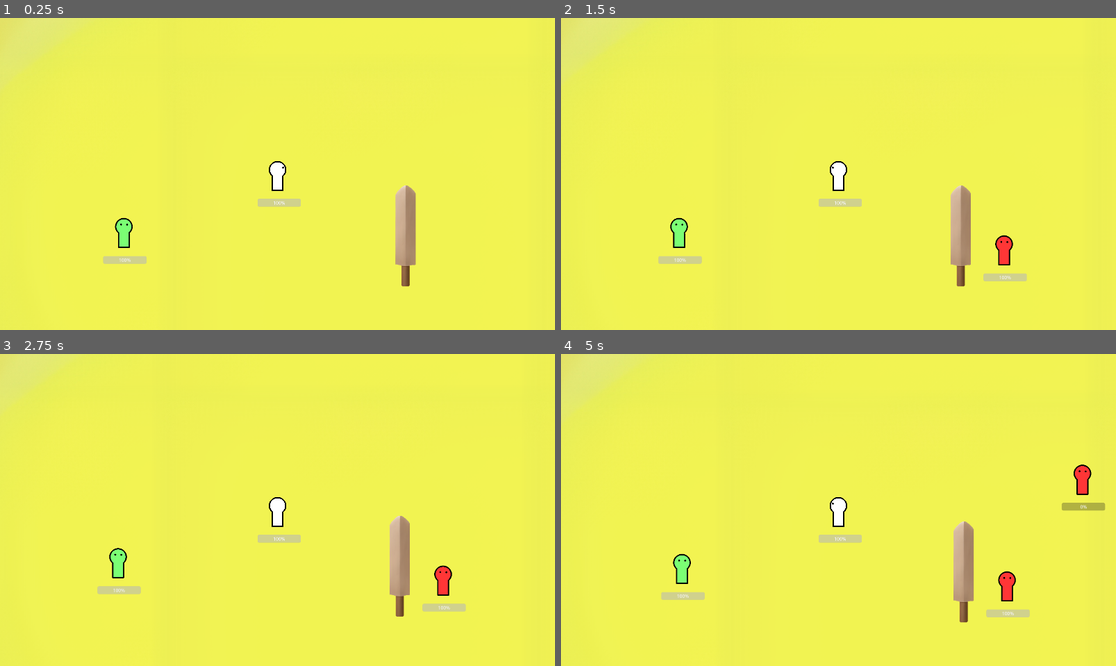
Above: before the commit, frames 1-4 (two rows, left to right).
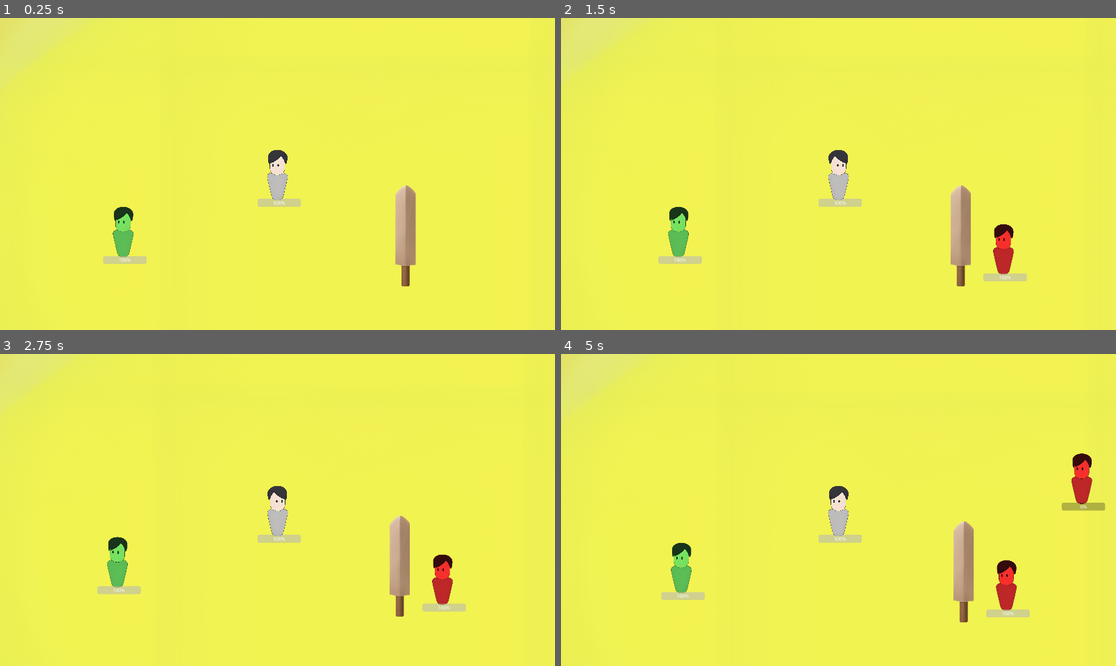
Above: after the commit, the same moments.

Repository: CAHTA123/Light-in-the-Dark
Game: Godot game, scene res://scenes/Game/game.tscn
The game is run twice, just before and just after one commit, with the same random seed, the same clock (stepped at 60 frames per second) and the same inputs.
Inputs (mouse positions are in pixels of both pictures, inside the frame that each line leads up to):
- Up to frame 1 (0.25 s): no input
- Up to frame 2 (1.5 s): tap Enter at 0.5 s; move the mouse to (960, 158) at 0.52 s; tap A (A) at 0.6 s; tap D (D) at 0.8, 1.35 s; move the mouse to (727, 189) at 1.27 s
- Up to frame 3 (2.75 s): tap S (S) at 1.55, 2.1 s; tap Space at 2 s; move the mouse to (333, 441) at 2.02 s; tap W (W) at 2.3 s
- Up to frame 4 (5 s): tap Enter at 2.75 s; move the mouse to (810, 572) at 2.77 s; tap W (W) at 2.85 s; click (810, 572) at 3.05 s; move the mouse to (1005, 556) at 3.52 s; click (1005, 556) at 3.6 s; tap Shift (dash) at 3.8, 4.35 s; tap Space at 4.25 s; move the mouse to (672, 463) at 4.27 s; tap A (A) at 4.55 s

The runs differ from the first frame. In frame 1, 1.0% of the frame differs, in the area x 20-52%, y 42-77%; in frame 2, 1.4%; in frame 3, 1.4%; in frame 4, 1.8%, in the area x 19-96%, y 31-83%.

Commit message:
/

Diff:
--- a/scenes/Enemy/enemy.tscn
+++ b/scenes/Enemy/enemy.tscn
@@ -2,7 +2,7 @@
 
 [ext_resource type="PackedScene" uid="uid://cip765xbasefc" path="res://scenes/body/body.tscn" id="1_r510p"]
 [ext_resource type="Script" path="res://scenes/Enemy/enemy.gd" id="2_m367u"]
-[ext_resource type="Texture2D" uid="uid://cdogjyetgdo3n" path="res://sprites/Player/1.png" id="2_mvii6"]
+[ext_resource type="Texture2D" uid="uid://bxcytu2p1emoc" path="res://sprites/Player/player.png" id="3_q58cx"]
 
 [sub_resource type="CircleShape2D" id="CircleShape2D_47q1k"]
 radius = 56.9386
@@ -16,4 +16,5 @@
 
 [node name="Skin" parent="Skin" index="0"]
 self_modulate = Color(1, 0.21, 0.21, 1)
-texture = ExtResource("2_mvii6")
+scale = Vector2(0.1, 0.1)
+texture = ExtResource("3_q58cx")
--- a/scenes/Player/AnimPlayer.gd
+++ b/scenes/Player/AnimPlayer.gd
@@ -1,14 +1,16 @@
 extends Node2D
 
-# Called when the node enters the scene tree for the first time.
-func _ready():
-	pass # Replace with function body.
+@onready var anim = $"../Anim"
 
 
-# Called every frame. 'delta' is the elapsed time since the previous frame.
+func _ready():
+	pass
+
+
+
 func _process(delta):
 	pass
 
 
 func _on_anim_animation_finished(anim_name):
-	pass # Replace with function body.
+	pass
--- a/scenes/Player/Move.gd
+++ b/scenes/Player/Move.gd
@@ -4,14 +4,8 @@
 @onready var body = $"../Skin"
 @onready var skin = $"../Skin/Skin"
 
-var down = load("res://sprites/Player/1.png")
-var down_d = load("res://sprites/Player/2.png")
-var horiz = load("res://sprites/Player/3.png")
-var up = load("res://sprites/Player/4.png")
-
 var current_state = St.l
 enum St {l, r, t, d, ld, rd, lt, rt}
-var velocity
 
 func _ready():
 	b.s = b.speed
@@ -19,34 +13,13 @@
 func _process(delta):
 	if b.move:
 		move()
-		update_state()
-		apply_state()
 	b.move_and_slide()
 
 func move():
-	var mouse_pos = get_global_mouse_position()
-	var direction = (mouse_pos - body.global_position).normalized()
-	velocity = Vector2(Input.get_axis("A", "D"), Input.get_axis("W", "S")).normalized() * b.s
-	b.velocity = velocity
-
-func update_state():
-	var angle_to_mouse = (get_global_mouse_position() - body.global_position).angle()
-	var angle = fmod(rad_to_deg(angle_to_mouse), 360)
-
-	if angle < 0:
-		angle += 360
-
-	match angle:
-		_ when angle < 22.5 or angle >= 337.5: current_state = St.r
-		_ when angle < 67.5: current_state = St.rd
-		_ when angle < 112.5: current_state = St.d
-		_ when angle < 157.5: current_state = St.ld
-		_ when angle < 202.5: current_state = St.l
-		_ when angle < 247.5: current_state = St.lt
-		_ when angle < 292.5: current_state = St.t
-		_ when angle < 337.5: current_state = St.rt
-
-func apply_state():
-	var textures = {St.t: up, St.d: down, St.l: horiz, St.r: horiz, St.lt: up, St.rt: up, St.ld: down_d, St.rd: down_d}
-	skin.texture = textures.get(current_state, skin.texture)
-	body.scale.x = 1 if current_state in [St.l, St.ld, St.lt] else -1
+	#var mouse_pos = get_global_mouse_position()
+	#var direction = (mouse_pos - body.global_position).normalized()
+	b.velocity = Vector2(Input.get_axis("A", "D"), Input.get_axis("W", "S")).normalized() * b.s
+	if b.velocity.x > 0:
+		body.scale.x = -1
+	elif b.velocity.x < 0:
+		body.scale.x = 1
--- a/scenes/Player/dash.gd
+++ b/scenes/Player/dash.gd
@@ -2,15 +2,21 @@
 
 @onready var body = $".."
 
+var can = true
+
 func _process(delta):
-	if Input.is_action_just_pressed("dash") and body.move:
+	if Input.is_action_just_pressed("dash") and can:
+		can = false
 		push()
 
 func push():
 	body.current_state = body.States.DASH
 
+
 	body.velocity = Vector2(Input.get_axis("A", "D"), Input.get_axis("W", "S")).normalized() * 1000
+	await get_tree().create_timer(0.2).timeout
+	can = true
 
-	await get_tree().create_timer(0.2).timeout
-	body.s = body.speed
+
+
 	body.current_state = body.States.IDLE
--- a/scenes/Player/player.tscn
+++ b/scenes/Player/player.tscn
@@ -1,20 +1,17 @@
-[gd_scene load_steps=13 format=3 uid="uid://wcix67e82g86"]
+[gd_scene load_steps=12 format=3 uid="uid://wcix67e82g86"]
 
 [ext_resource type="PackedScene" uid="uid://cip765xbasefc" path="res://scenes/body/body.tscn" id="1_edq0g"]
 [ext_resource type="Script" path="res://scenes/Player/player.gd" id="2_d1fyn"]
 [ext_resource type="Script" path="res://scenes/Player/Move.gd" id="2_nw2w3"]
-[ext_resource type="Texture2D" uid="uid://cdogjyetgdo3n" path="res://sprites/Player/1.png" id="3_6rdhi"]
+[ext_resource type="Texture2D" uid="uid://bxcytu2p1emoc" path="res://sprites/Player/player.png" id="3_172ki"]
 [ext_resource type="Script" path="res://scenes/Player/dash.gd" id="6_6ri0j"]
 [ext_resource type="Script" path="res://scenes/Player/shoot.gd" id="7_7v0gg"]
 [ext_resource type="Script" path="res://scenes/Player/State.gd" id="7_ys55f"]
 [ext_resource type="Script" path="res://scenes/Player/AnimPlayer.gd" id="8_l8gcv"]
 
-[sub_resource type="CapsuleShape2D" id="CapsuleShape2D_hw8pn"]
-radius = 59.0
-height = 220.0
-
-[sub_resource type="RectangleShape2D" id="RectangleShape2D_why5w"]
-size = Vector2(80, 13)
+[sub_resource type="CapsuleShape2D" id="CapsuleShape2D_0gver"]
+radius = 31.0
+height = 92.0
 
 [sub_resource type="Animation" id="Animation_2aw3s"]
 resource_name = "attack"
@@ -92,11 +89,14 @@
 script = ExtResource("2_d1fyn")
 
 [node name="Shape" parent="." index="0"]
-shape = SubResource("CapsuleShape2D_hw8pn")
+shape = SubResource("CapsuleShape2D_0gver")
+
+[node name="Camera2D" type="Camera2D" parent="." index="1"]
 
 [node name="Skin" parent="Skin" index="0"]
 position = Vector2(0, 1)
-texture = ExtResource("3_6rdhi")
+scale = Vector2(0.1, 0.1)
+texture = ExtResource("3_172ki")
 offset = Vector2(-5.5, 0)
 
 [node name="Weapon" parent="Skin" index="1"]
@@ -108,33 +108,24 @@
 monitoring = true
 monitorable = true
 
-[node name="Move" type="Node2D" parent="." index="2"]
-script = ExtResource("2_nw2w3")
+[node name="Anim" parent="." index="3"]
+libraries = {
+"": SubResource("AnimationLibrary_3gier")
+}
 
-[node name="legs" parent="." index="7"]
-position = Vector2(0, 96.635)
-
-[node name="Shape" parent="legs/Area2D" index="0"]
-position = Vector2(-1, 11.865)
-shape = SubResource("RectangleShape2D_why5w")
-
-[node name="Camera2D" type="Camera2D" parent="." index="8"]
+[node name="Animations" parent="." index="8"]
+script = ExtResource("8_l8gcv")
 
 [node name="dash" type="Node2D" parent="." index="9"]
 script = ExtResource("6_6ri0j")
 
-[node name="State" type="Node2D" parent="." index="10"]
+[node name="shoot" type="Node2D" parent="." index="10"]
+script = ExtResource("7_7v0gg")
+
+[node name="Move" type="Node2D" parent="." index="11"]
+script = ExtResource("2_nw2w3")
+
+[node name="State" type="Node2D" parent="." index="12"]
 script = ExtResource("7_ys55f")
 
-[node name="shoot" type="Node2D" parent="." index="11"]
-script = ExtResource("7_7v0gg")
-
-[node name="Animations" parent="." index="12"]
-script = ExtResource("8_l8gcv")
-
-[node name="Anim" parent="." index="13"]
-libraries = {
-"": SubResource("AnimationLibrary_3gier")
-}
-
 [connection signal="animation_finished" from="Anim" to="Animations" method="_on_anim_animation_finished"]
--- a/scenes/Player/shoot.gd
+++ b/scenes/Player/shoot.gd
@@ -2,7 +2,6 @@
 
 @onready var body = $".."
 @onready var weapon = $"../Skin/Weapon"
-@onready var anim = $"../Anim"
 @onready var skin = $"../Skin/Weapon/shape/Skin"
 
 var attack_cooldown: float = 0.5
@@ -13,16 +12,11 @@
 		skin.texture = load("res://sprites/weapon/shield/SH1.png")
 		weapon.visible = true
 		body.isBlocking = true
+
 	elif Input.is_action_just_pressed("attack") and can_attack:
+		can_attack = false
 		skin.texture = load("res://sprites/weapon/sword/S1.png")
-		attack()
+
 	elif can_attack:
 		weapon.visible = false
 		body.isBlocking = false
-
-func attack():
-	can_attack = false
-	anim.play("attack")
-
-func _finished(anim_name):
-	can_attack = true
--- a/scenes/Res/res.tscn
+++ b/scenes/Res/res.tscn
@@ -2,7 +2,7 @@
 
 [ext_resource type="PackedScene" uid="uid://cip765xbasefc" path="res://scenes/body/body.tscn" id="1_djqal"]
 [ext_resource type="Script" path="res://scenes/Res/res.gd" id="2_etf6s"]
-[ext_resource type="Texture2D" uid="uid://cdogjyetgdo3n" path="res://sprites/Player/1.png" id="3_mht50"]
+[ext_resource type="Texture2D" uid="uid://bxcytu2p1emoc" path="res://sprites/Player/player.png" id="3_0vnmq"]
 
 [sub_resource type="CircleShape2D" id="CircleShape2D_w1erm"]
 radius = 55.5428
@@ -17,4 +17,5 @@
 
 [node name="Skin" parent="Skin" index="0"]
 self_modulate = Color(0.482353, 1, 0.454902, 1)
-texture = ExtResource("3_mht50")
+scale = Vector2(0.1, 0.1)
+texture = ExtResource("3_0vnmq")
--- a/scenes/body/body.tscn
+++ b/scenes/body/body.tscn
@@ -35,14 +35,7 @@
 [node name="Skin" type="Sprite2D" parent="Skin/Weapon/shape"]
 texture = ExtResource("1_jnvjv")
 
-[node name="take_damage" type="Node2D" parent="."]
-script = ExtResource("1_sdm8l")
-
-[node name="take_push" type="Node2D" parent="."]
-script = ExtResource("3_unp11")
-
-[node name="destroy" type="Node2D" parent="."]
-script = ExtResource("2_lxpvs")
+[node name="Anim" type="AnimationPlayer" parent="."]
 
 [node name="hp_bar" parent="." instance=ExtResource("4_wsmua")]
 offset_left = -69.0
@@ -50,14 +43,15 @@
 offset_right = -69.0
 offset_bottom = 86.0
 
-[node name="legs" type="Node2D" parent="."]
+[node name="take_damage" type="Node2D" parent="."]
+script = ExtResource("1_sdm8l")
 
-[node name="Area2D" type="Area2D" parent="legs"]
+[node name="destroy" type="Node2D" parent="."]
+script = ExtResource("2_lxpvs")
 
-[node name="Shape" type="CollisionShape2D" parent="legs/Area2D"]
+[node name="take_push" type="Node2D" parent="."]
+script = ExtResource("3_unp11")
 
 [node name="Animations" type="Node2D" parent="."]
 
-[node name="Anim" type="AnimationPlayer" parent="."]
-
 [connection signal="body_entered" from="Skin/Weapon/shape" to="Skin/Weapon" method="_on_shape_body_entered"]
--- a/scenes/body/destroy.gd
+++ b/scenes/body/destroy.gd
@@ -4,6 +4,7 @@
 
 func _process(delta):
 	if body.destroy:
+		body.destroy = false
 		take()
 
 func take():
@@ -11,6 +12,4 @@
 		var i = load("res://scenes/item/item.tscn").instantiate()
 		i.global_position = body.global_position
 		get_parent().get_parent().add_child(i)
-		body.queue_free()
-	else:
-		body.queue_free()
+	body.queue_free()
--- a/scenes/body/take_damage.gd
+++ b/scenes/body/take_damage.gd
@@ -1,26 +1,20 @@
 extends Node2D
 
 @onready var body = $".."
-
-var can = 0
 
 func _ready():
 	body.hp = body.max_hp
 	body.hp_bar = $"../hp_bar"
 
 func _process(delta):
-	if body.take_damage > can:
-		can = body.take_damage
-		take()
+	if body.take_damage > 0 and not body.isBlocking:
+		var d = body.take_damage
+		body.take_damage = 0
+		take(d)
 
-func take():
-	if body.isBlocking:
-		pass
-	else:
-		body.hp -= body.take_damage
+func take(d):
+	body.hp -= d
 	var HP = (body.hp / body.max_hp) * 100
 	body.hp_bar.value = HP
 	if body.hp <= 0:
 		body.destroy = true
-	body.take_damage = 0
-	can = body.take_damage
--- a/scenes/body/take_push.gd
+++ b/scenes/body/take_push.gd
@@ -4,13 +4,21 @@
 
 func _process(delta):
 	if body.take_push > 0:
-		push()
+		var p = body.take_push
+		var push_point = body.center
+		body.center = null
+		body.take_push = 0
+		push(push_point, p)
 
-func push():
-	body.take_push = 0
+func push(push_point, p):
 	body.current_state = body.States.DASH
 	body.velocity = Vector2.ZERO
-	body.velocity = body.center.direction_to(body.global_position).normalized() * -1000
+
+
+	body.velocity = push_point.direction_to(body.global_position).normalized() * -p
 	await get_tree().create_timer(body.take_push_time).timeout
 	body.velocity = Vector2.ZERO
+
+
+
 	body.current_state = body.States.IDLE
Binary file removed: sprites/Player/1.png
Not shown, removed: sprites/Player/1.png.import
Binary file removed: sprites/Player/2.png
Binary file removed: sprites/Player/3.png
Not shown, removed: sprites/Player/3.png.import
Binary file removed: sprites/Player/4.png
Not shown, removed: sprites/Player/4.png.import
Binary file added: sprites/Player/player.png
Not shown, changed: sprites/Player/player.png.import
